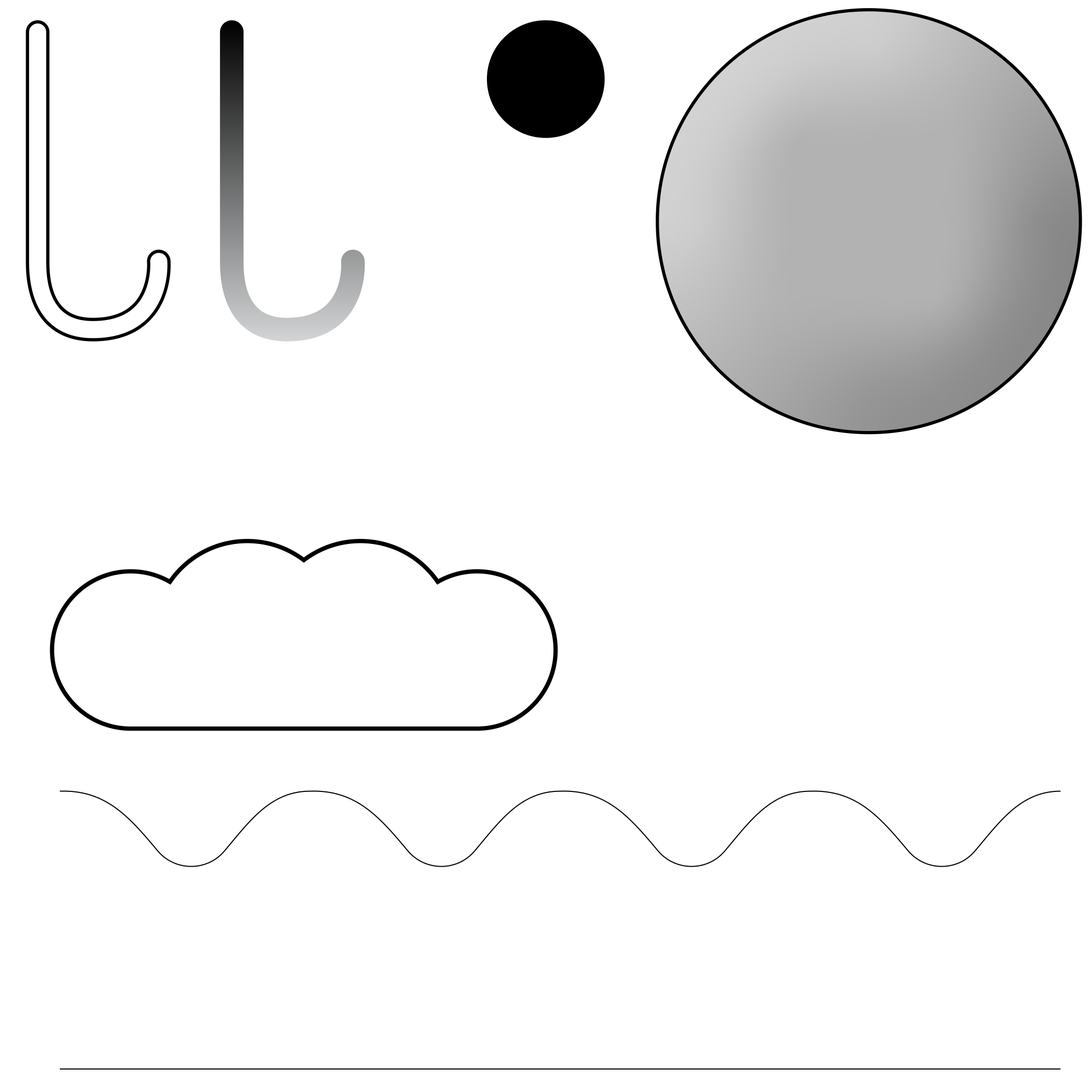
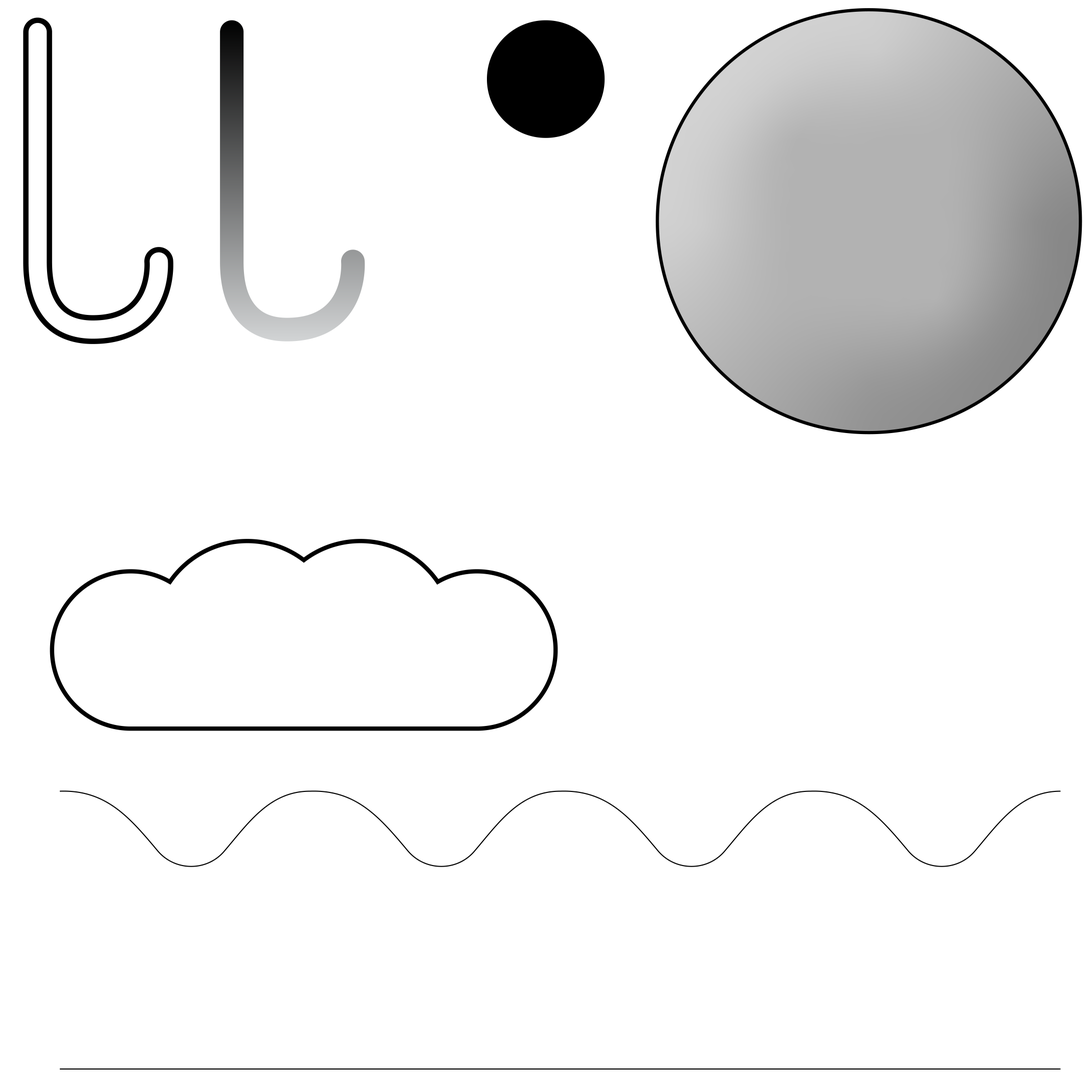
Layered file, before and after one edit (1092x1091). Changes by layer:
painted on "<Group>" (5th of 5, in "stick") over [23, 17, 174, 345]
